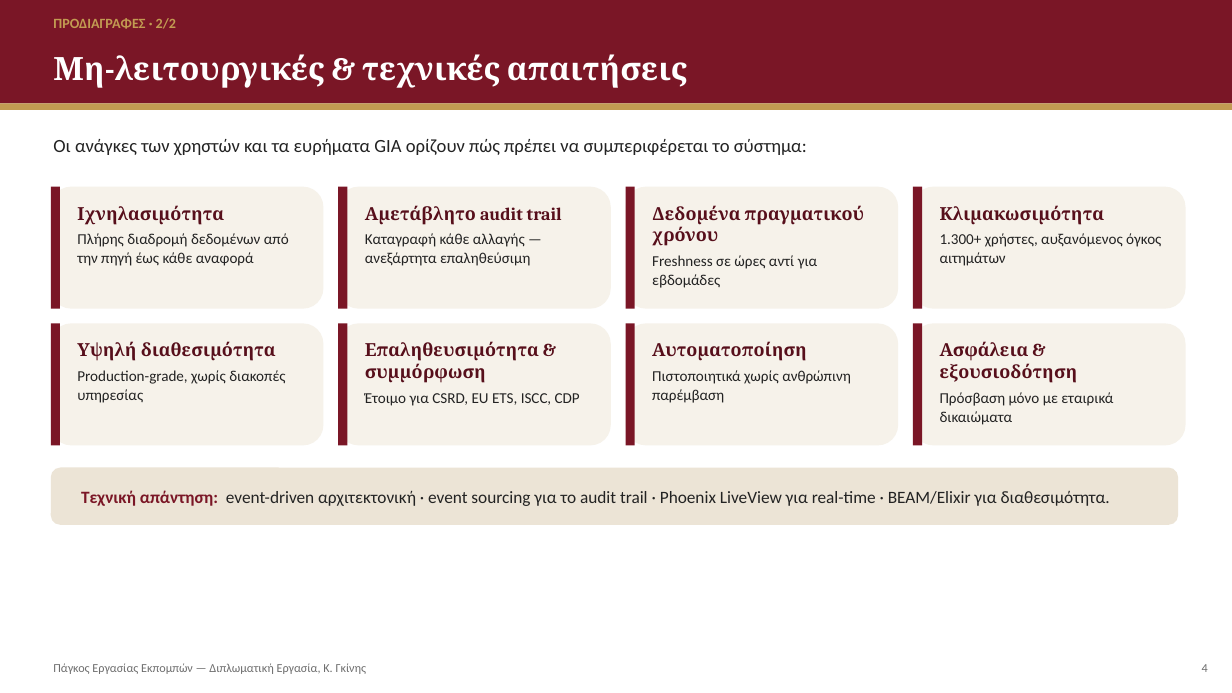
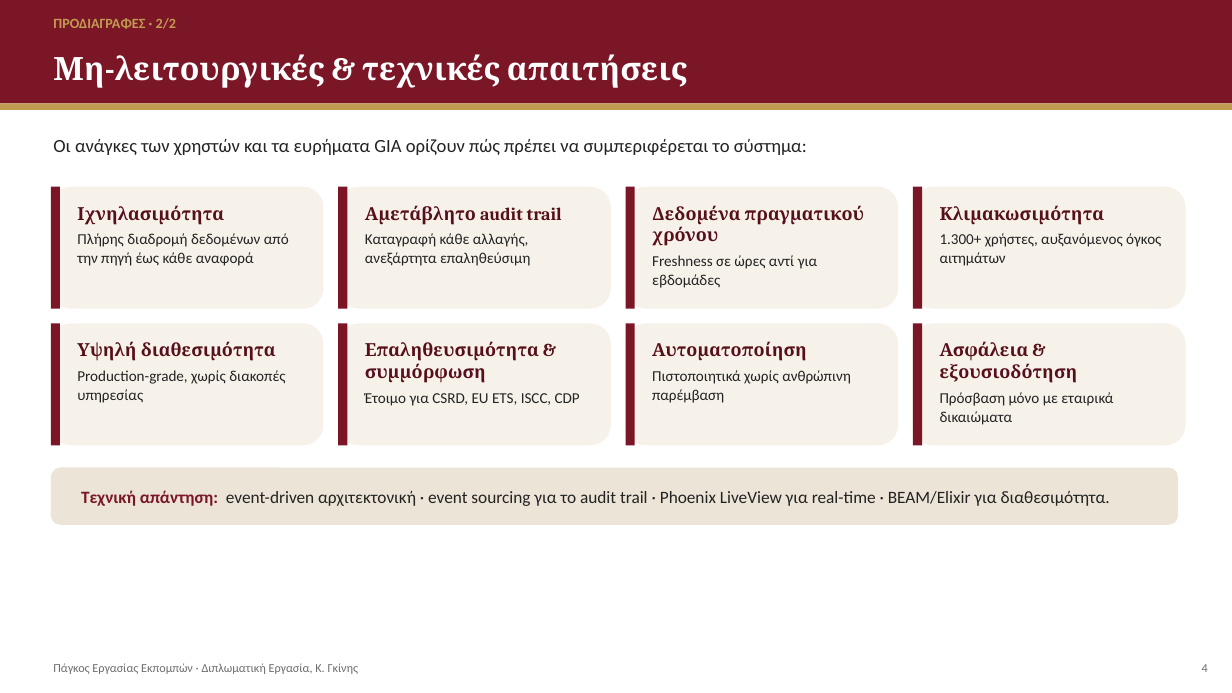
Before and after one commit to konst-gkinis/diplomatiki, a slide deck: slide 5 of presentations/defense.pptx. Drawn at 1232x693 pixels with LibreOffice and Linux fonts; fonts in the diff are those of the drawing. Boxes give left, top, right and bottom in pixels: in the first picture for what was removed or moved away, otherwise in the second. Text is boxed around its words. In the diff, an @@ line names an element or a change of style, - is before the commit and + after.

```diff
--- a/presentations/defense.pptx
+++ b/presentations/defense.pptx
@@ text at [365,233,530,266]: text changed @@
-Καταγραφή κάθε αλλαγής — ανεξάρτητα επαληθεύσιμη
+Καταγραφή κάθε αλλαγής, ανεξάρτητα επαληθεύσιμη
@@ text at [53,663,359,674]: text changed @@
-Πάγκος Εργασίας Εκπομπών — Διπλωματική Εργασία, Κ. Γκίνης
+Πάγκος Εργασίας Εκπομπών · Διπλωματική Εργασία, Κ. Γκίνης
```
Also in this commit, not shown: 15 other slides changed, 1 slide added, 22 other files.
